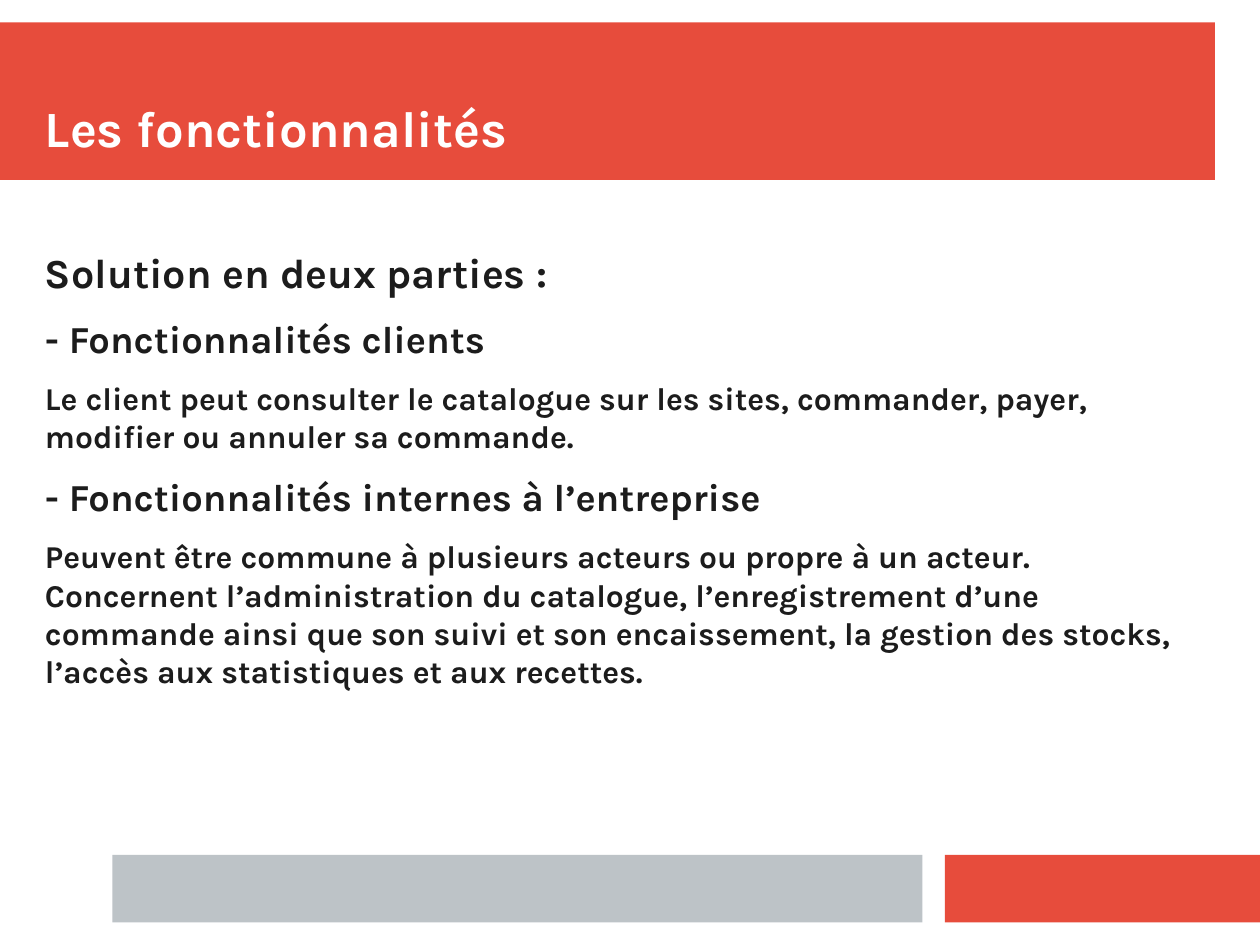
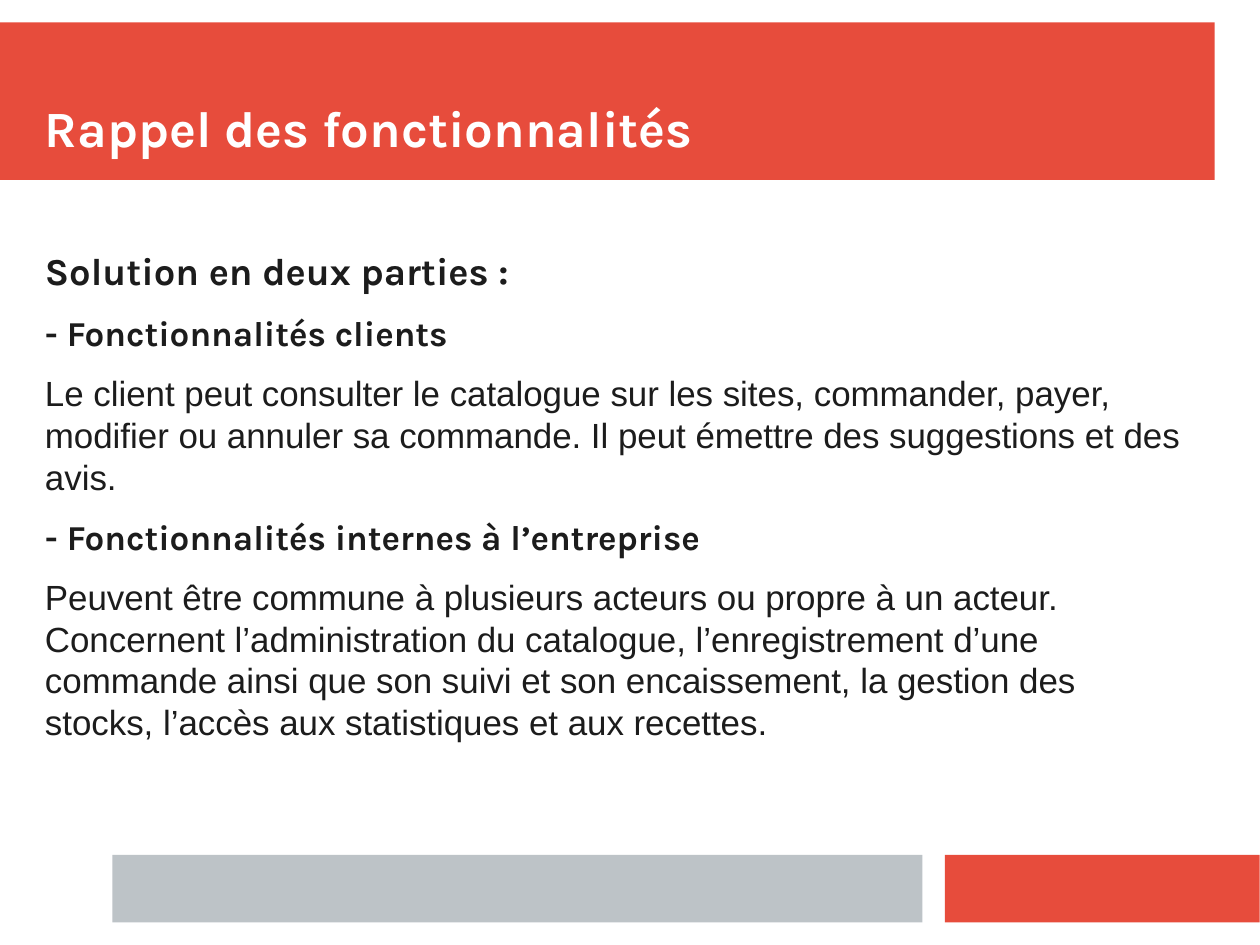
Before and after one commit to clemenceclaireR/spec_fonctionnelles_restaurant, a slide deck: slide 3 of diapo_presentation_solution.pptx (slide 4 before the commit). Drawn at 1260x945 pixels with LibreOffice and Linux fonts; fonts in the diff are those of the drawing. Boxes give left, top, right and bottom in pixels: in the first picture for what was removed or moved away, otherwise in the second. Text is boxed around its words. In the diff, an @@ line names an element or a change of style, - is before the commit and + after.

```diff
--- a/diapo_presentation_solution.pptx
+++ b/diapo_presentation_solution.pptx
@@ text at bbox=[45, 107, 692, 159]: text changed @@
-Les fonctionnalités
+Rappel des fonctionnalités
@@ text at bbox=[45, 258, 1075, 742]: size 26 to 24 pt in "Solution en deux parties :"; size 24 to 22 pt in "- Fonctionnalités clients", "- Fonctionnalités internes à l’entreprise"; size 20 to 22 pt, font Karla to Arial, bold off in "Peuvent être commune à plusieurs acteurs ou ..." @@
@@ text at bbox=[45, 380, 1180, 491]: text changed; size 20 to 22 pt; font Karla to Arial; bold off @@
-Le client peut consulter le catalogue sur les sites, commander, payer, modifier ou annuler sa commande.
+Le client peut consulter le catalogue sur les sites, commander, payer, modifier ou annuler sa commande. Il peut émettre des suggestions et des avis.
```
Also in this commit, not shown: 6 other slides changed, 1 slide added.
